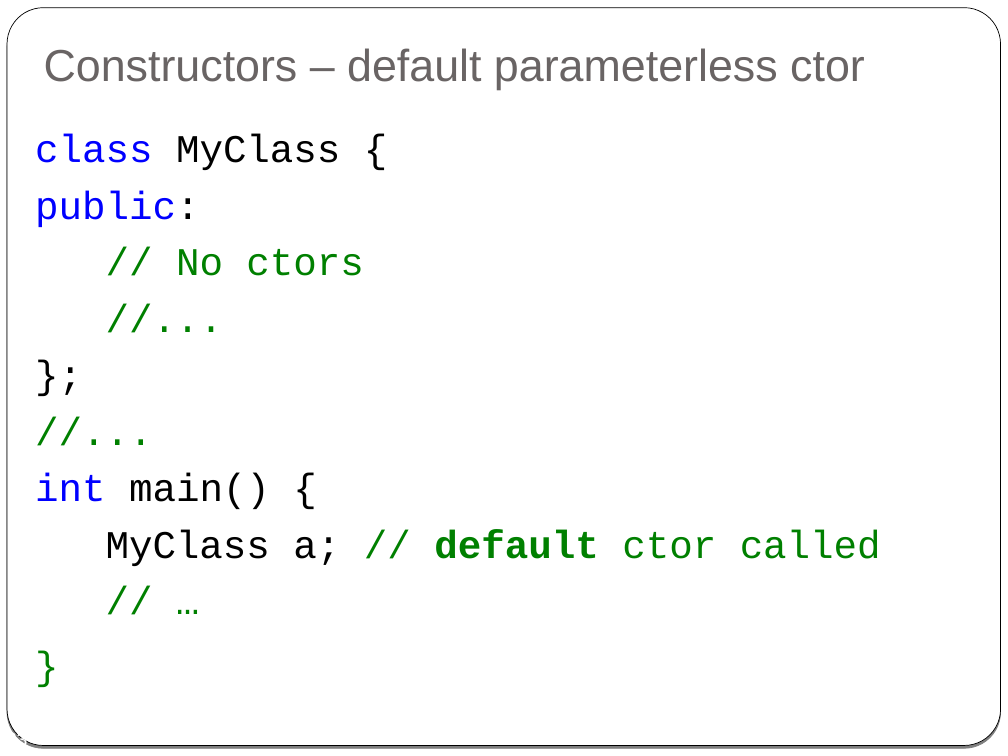
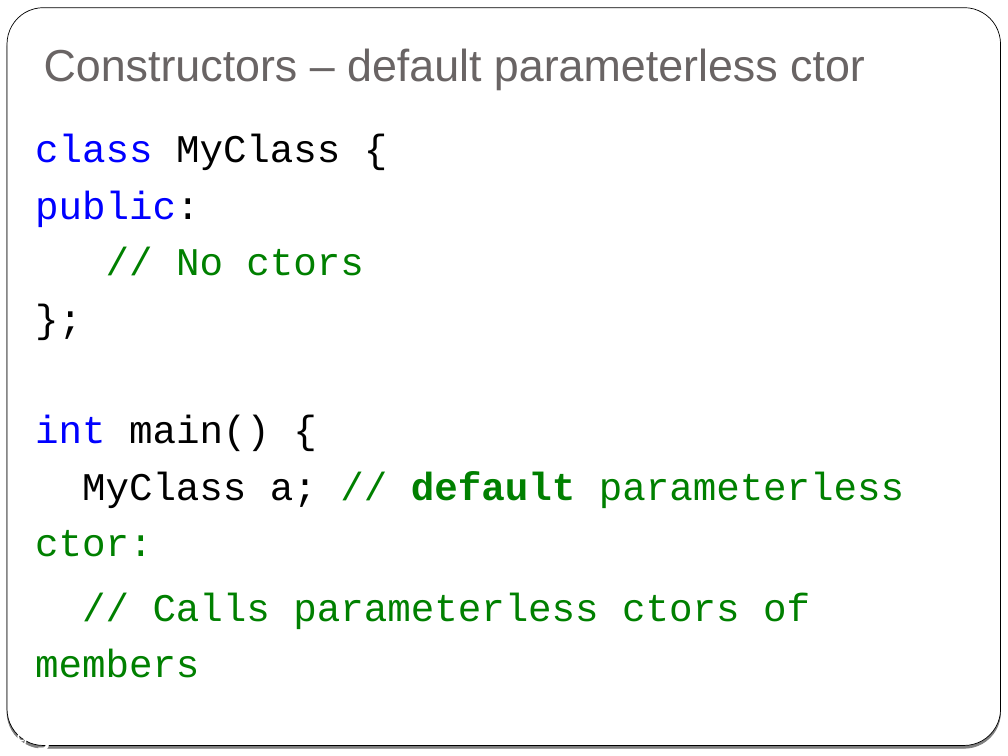
Before and after one commit to cpp-at-ariel/cpp-5778, a slide deck: slide 19 of week02-classes-constructors-destructors/slides.odp (slide 23 before the commit). Drawn at 1008x756 pixels with LibreOffice and Linux fonts; fonts in the diff are those of the drawing. Boxes give left, top, right and bottom in pixels: in the first picture for what was removed or moved away, otherwise in the second. Text is boxed around its words. In the diff, an @@ line names an element or a change of style, - is before the commit and + after.

```diff
--- a/week02-classes-constructors-destructors/slides.odp
+++ b/week02-classes-constructors-destructors/slides.odp
@@ text "class MyClass { public: // ..." at bbox=[35, 134, 904, 678]: text colour #008000 to #FFFFFF in "}" @@
@@ text at bbox=[35, 134, 904, 678]: text changed @@
-class MyClass {
-public:
-// No ctors
-//...
-};
-//...
-int main() {
-MyClass a; // default ctor called
-// …
+class MyClass {
+public:
+// No ctors
+};
+int main() {
+MyClass a; // default parameterless ctor:
+// Calls parameterless ctors of members
@@ page number at bbox=[6, 731, 28, 745]: text changed @@
-23
+19
```
Also in this commit, not shown: 11 other slides changed, 7 slides added, 9 slides removed, 23 other files.
